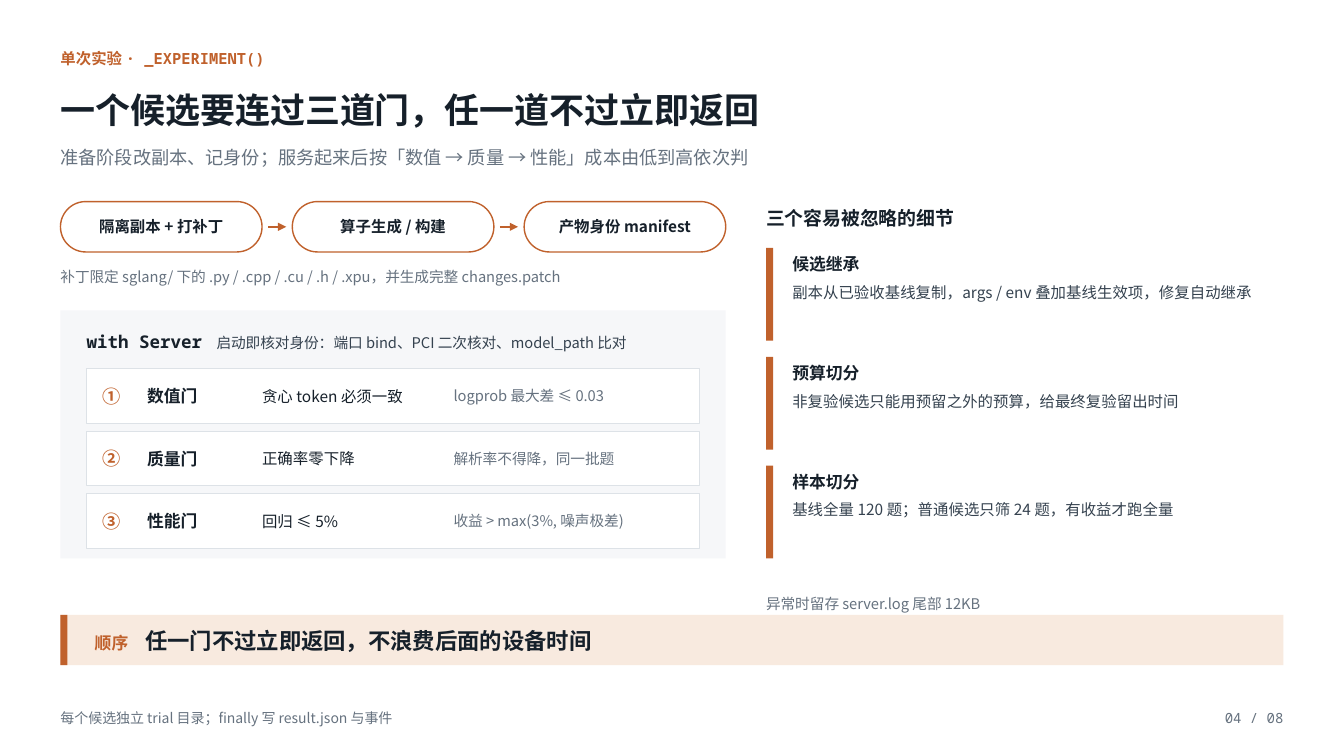
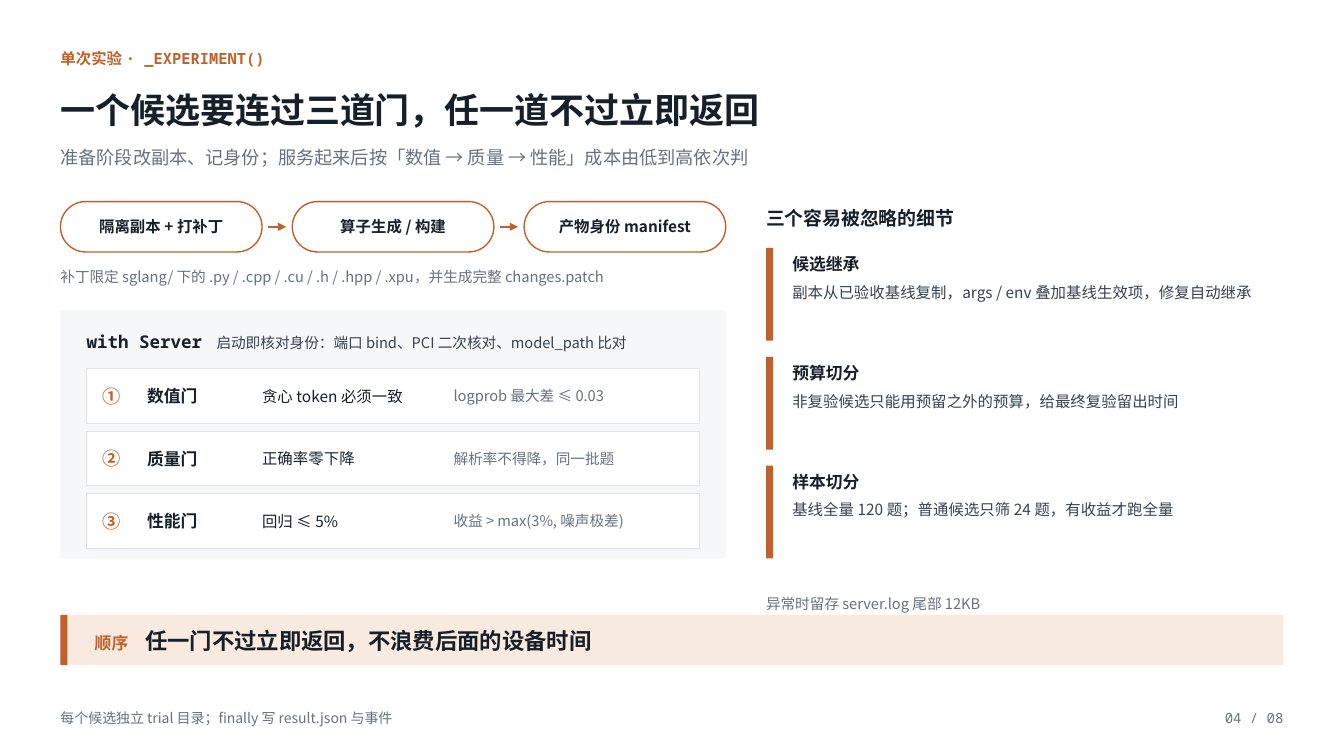
Before and after one commit to learning-sketch/sglang-maestro, a slide deck: slide 4 of slides/m100_model_agent.pptx. Drawn at 1344x756 pixels with LibreOffice and Linux fonts; fonts in the diff are those of the drawing. Boxes give left, top, right and bottom in pixels: in the first picture for what was removed or moved away, otherwise in the second. Text is boxed around its words. In the diff, an @@ line names an element or a change of style, - is before the commit and + after.

```diff
--- a/slides/m100_model_agent.pptx
+++ b/slides/m100_model_agent.pptx
@@ text at [60,269,604,286]: text changed @@
-补丁限定 sglang/ 下的 .py / .cpp / .cu / .h / .xpu，并生成完整 changes.patch
+补丁限定 sglang/ 下的 .py / .cpp / .cu / .h / .hpp / .xpu，并生成完整 changes.patch
```
Also in this commit, not shown: 2 other slides changed, 1 other file.
